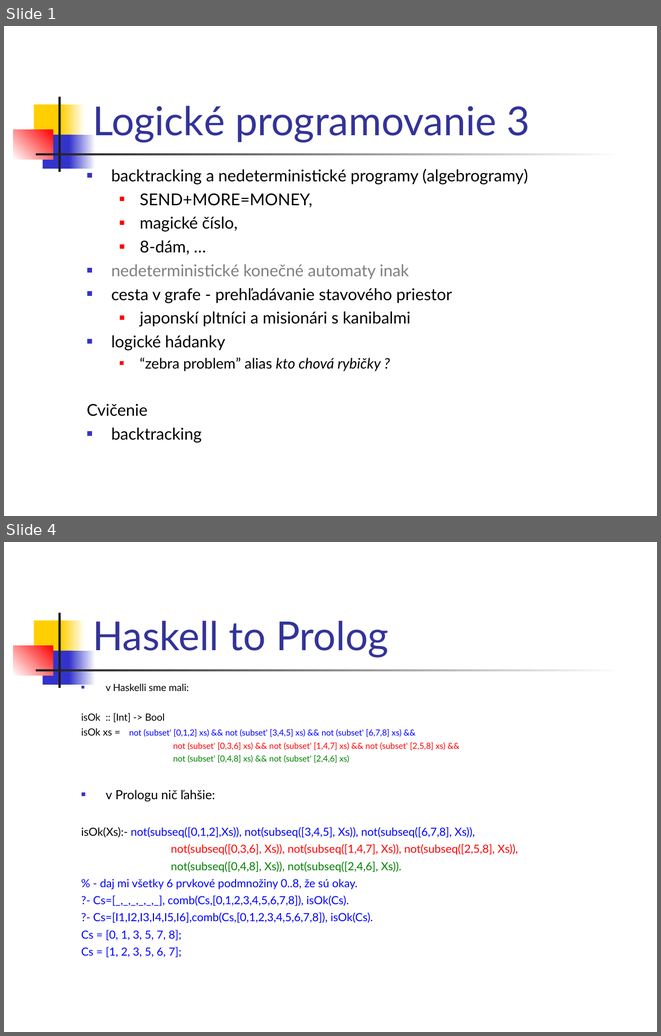
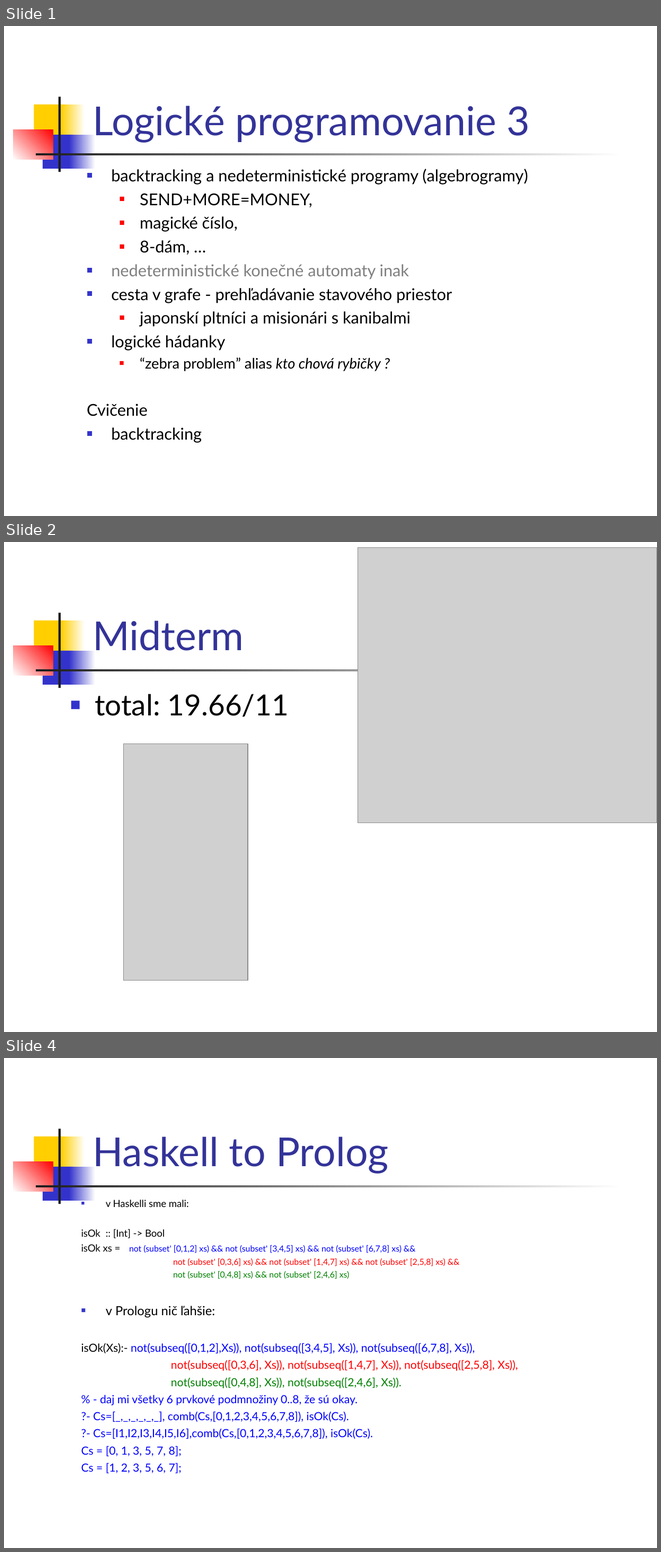
Before and after one commit to paradigmy/Prednasky, a slide deck: 12/logicke3.ppt. Shown one above the other, each under a label of ours: slides 1 and 4 before the commit, slides 1, 2 and 4 after it; the slides between them are not shown. The pictures are 661x1036 and 661x1552 pixels, drawn with LibreOffice and Linux fonts; fonts in the diff are those of the drawing; grey boxes stand for pictures. Boxes give left, top, right and bottom in pixels: in the first picture for what was removed or moved away, otherwise in the second. Text is boxed around its words. In the diff, an @@ line names an element or a change of style, - is before the commit and + after.

```diff
--- a/12/logicke3.ppt
+++ b/12/logicke3.ppt
@@ slide 2 added at [4,542,657,1032], background #FFFFFF; not listed: 7 template elements that a slide beside it also shows @@
@@ picture added at [358,547,657,822] @@
@@ title added at [93,620,244,651], 44 pt, text #333399 @@
+Midterm
@@ text added at [95,694,289,717], 32 pt, text #000000 @@
+■ total: 19.66/11
@@ picture added at [123,744,248,980] @@
```
Also in this commit, not shown: 3 slides changed, 1 slide removed, 2 other files.
